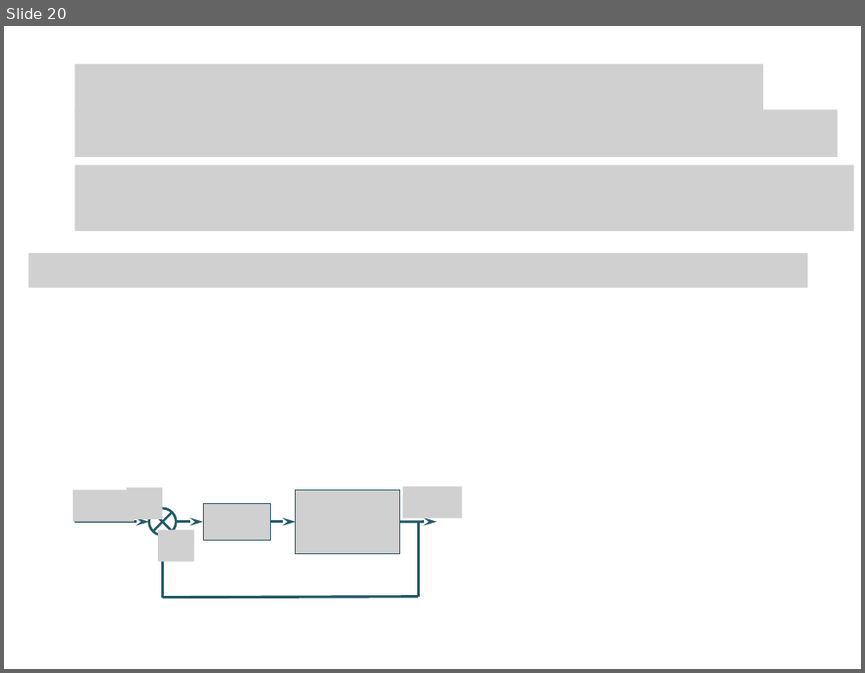
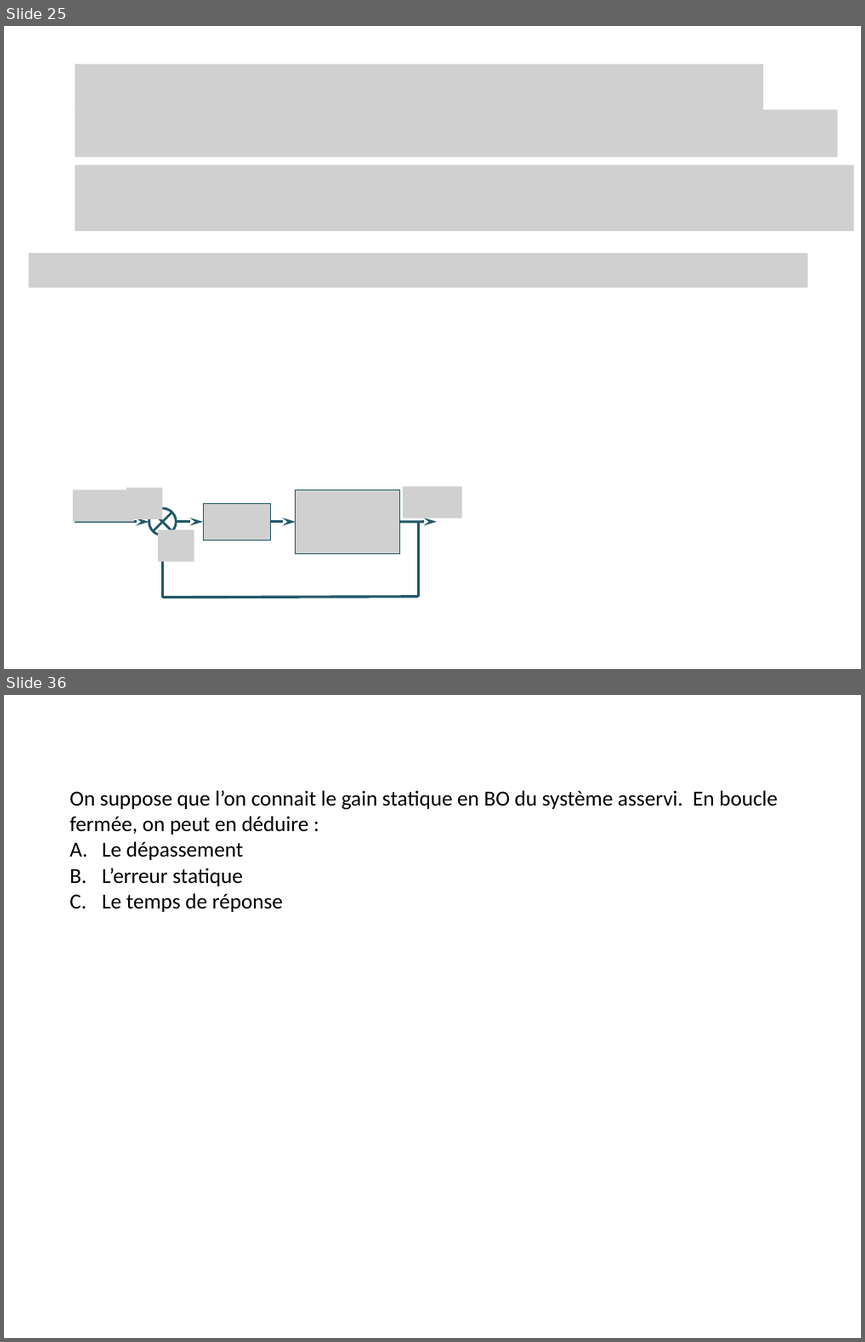
Before and after one commit to xpessoles/Cy_01_PSI_ModelisationLinNonLin, a slide deck: QCM/QCM.pptx. Shown one above the other, each under a label of ours: slide 20 before the commit, slides 25 and 36 after it; the slides between them are not shown. The pictures are 865x673 and 865x1342 pixels, drawn with LibreOffice and Linux fonts; fonts in the diff are those of the drawing; grey boxes stand for pictures. Boxes give left, top, right and bottom in pixels: in the first picture for what was removed or moved away, otherwise in the second. Text is boxed around its words. In the diff, an @@ line names an element or a change of style, - is before the commit and + after.

```diff
--- a/QCM/QCM.pptx
+++ b/QCM/QCM.pptx
@@ slide 36 added at <box>4,695,861,1338</box>, background #FFFFFF @@
@@ text added at <box>69,790,778,912</box>, 18 pt, text #000000 @@
+On suppose que l’on connait le gain statique en BO du système asservi. En boucle fermée, on peut en déduire :
+A. Le dépassement
+B. L’erreur statique
+C. Le temps de réponse
@@ what was slide 20 is now slide 25 @@
```
Also in this commit, not shown: 20 other slides added, 1 other file.
